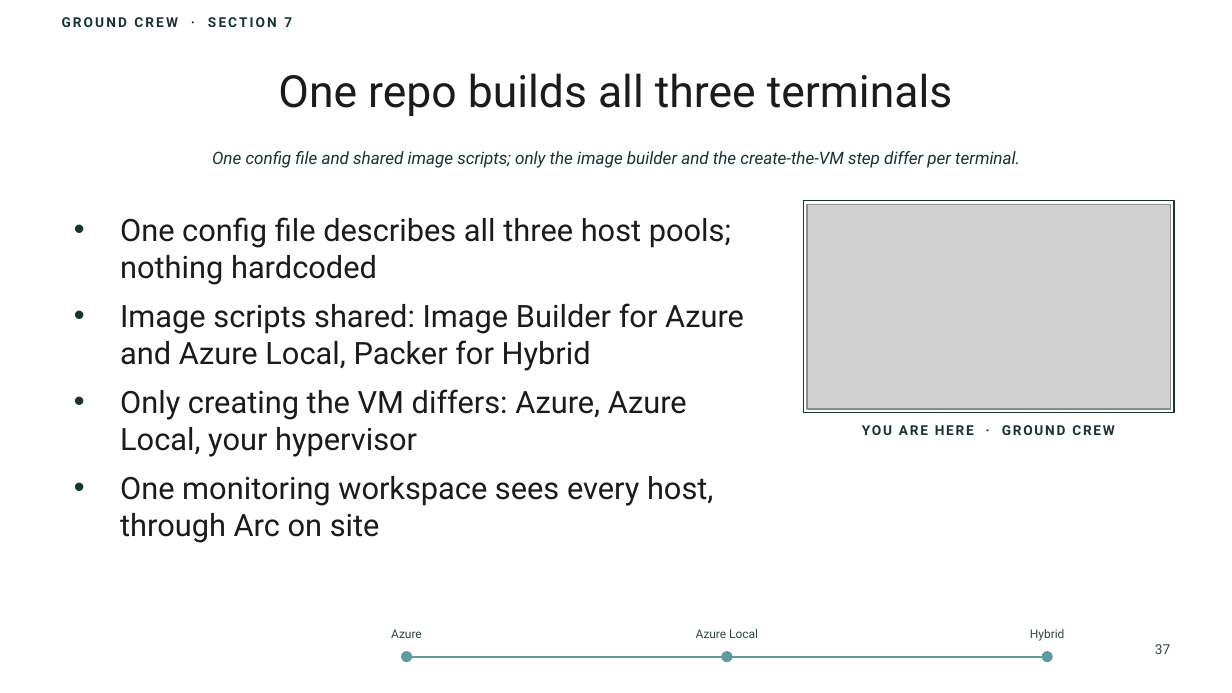
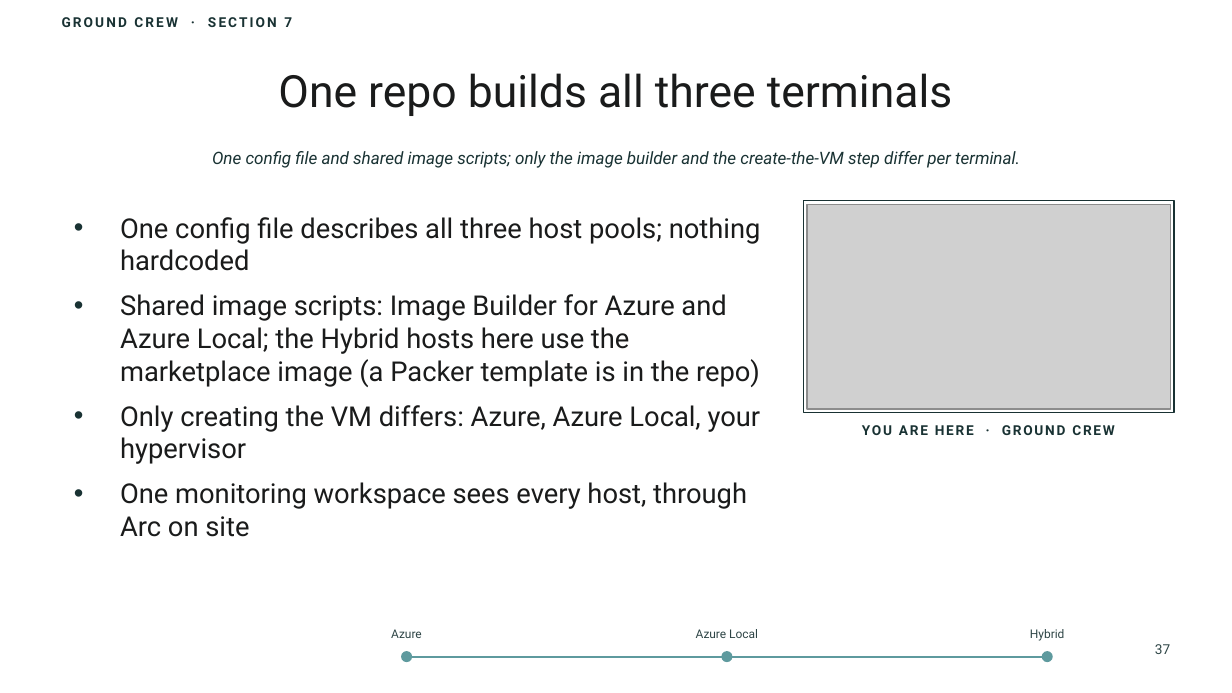
Before and after one commit to thisismydemo/nic2026_avd, a slide deck: slide 37 of presentation/AVD_Anywhere_NIC2026.pptx. Drawn at 1232x693 pixels with LibreOffice and Linux fonts; fonts in the diff are those of the drawing; grey boxes stand for pictures; background and template pictures are left out. Boxes give left, top, right and bottom in pixels: in the first picture for what was removed or moved away, otherwise in the second. Text is boxed around its words. In the diff, an @@ line names an element or a change of style, - is before the commit and + after.

```diff
--- a/presentation/AVD_Anywhere_NIC2026.pptx
+++ b/presentation/AVD_Anywhere_NIC2026.pptx
@@ text at (120,217,761,537): size 18 to 16 pt in "One config file describes all three host ...", "Only creating the VM differs: Azure, Azure ...", "One monitoring workspace sees every host, through ..." @@
@@ text at (120,294,760,387): text changed; size 18 to 16 pt @@
-• Image scripts shared: Image Builder for Azure and Azure Local, Packer for Hybrid
+• Shared image scripts: Image Builder for Azure and Azure Local; the Hybrid hosts here use the marketplace image (a Packer template is in the repo)
```
Also in this commit, not shown: 2 other slides changed, 1 other file.
